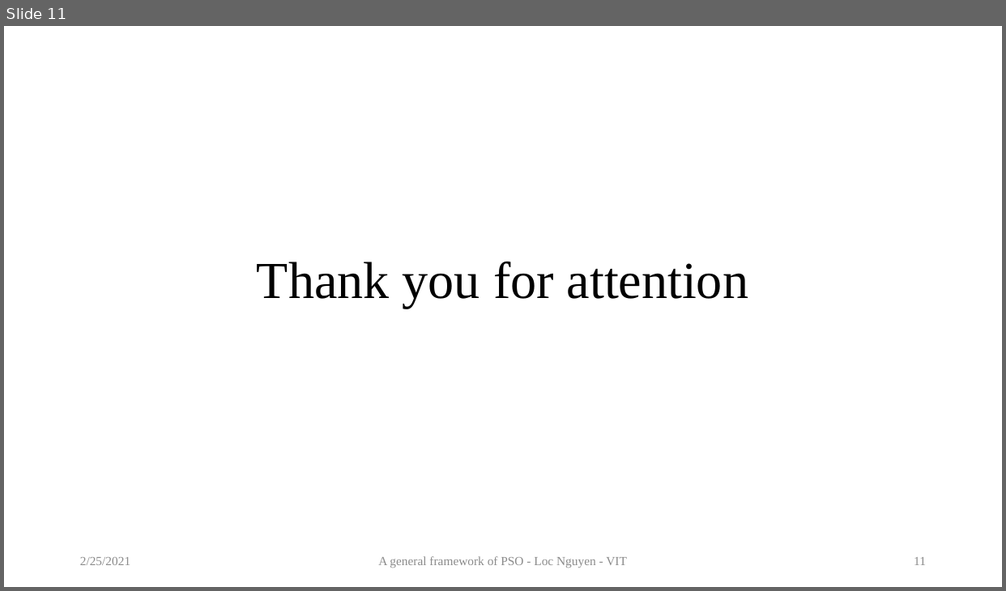
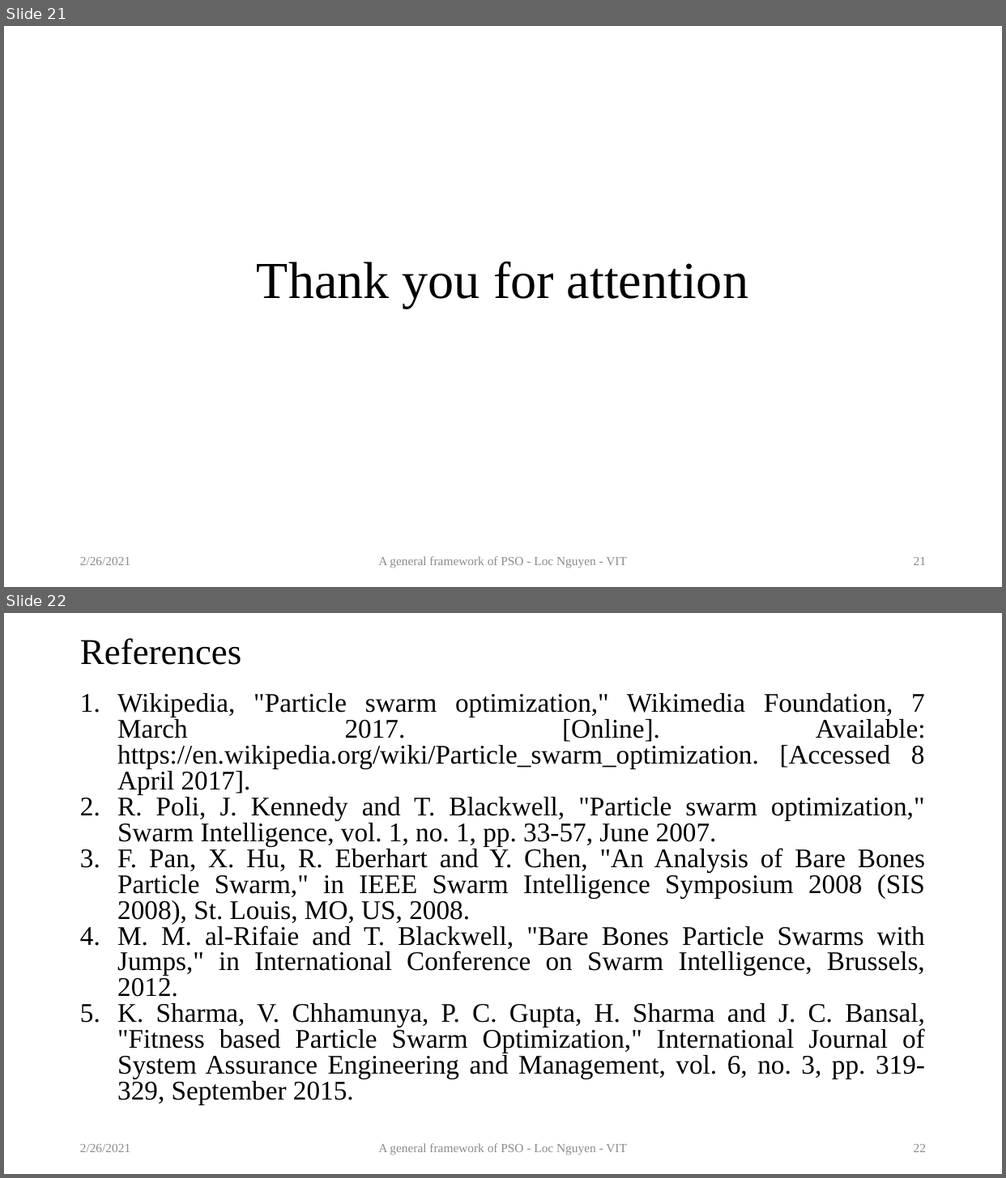
Before and after one commit to locnguyenacademic/sim, a slide deck: 2_design/pso/GeneralPSO.pptx. Shown one above the other, each under a label of ours: slide 11 before the commit, slides 21 and 22 after it. The pictures are 1006x591 and 1006x1178 pixels, drawn with LibreOffice and Linux fonts; fonts in the diff are those of the drawing. Boxes give left, top, right and bottom in pixels: in the first picture for what was removed or moved away, otherwise in the second. Text is boxed around its words. In the diff, an @@ line names an element or a change of style, - is before the commit and + after.

```diff
--- a/2_design/pso/GeneralPSO.pptx
+++ b/2_design/pso/GeneralPSO.pptx
@@ slide 22 added at bbox=[4, 613, 1002, 1174], background #FFFFFF @@
@@ title added at bbox=[80, 638, 241, 665], 35 pt, text #000000 @@
+References
@@ text added at bbox=[117, 693, 926, 1105], 25.9 pt, text #000000 @@
+1. Wikipedia, "Particle swarm optimization," Wikimedia Foundation, 7 March 2017. [Online]. Available: https://en.wikipedia.org/wiki/Particle_swarm_optimization. [Accessed 8 April 2017].
+2. R. Poli, J. Kennedy and T. Blackwell, "Particle swarm optimization," Swarm Intelligence, vol. 1, no. 1, pp. 33-57, June 2007.
+3. F. Pan, X. Hu, R. Eberhart and Y. Chen, "An Analysis of Bare Bones Particle Swarm," in IEEE Swarm Intelligence Symposium 2008 (SIS 2008), St. Louis, MO, US, 2008.
+4. M. M. al-Rifaie and T. Blackwell, "Bare Bones Particle Swarms with Jumps," in International Conference on Swarm Intelligence, Brussels, 2012.
+5. K. Sharma, V. Chhamunya, P. C. Gupta, H. Sharma and J. C. Bansal, "Fitness based Particle Swarm Optimization," International Journal of System Assurance Engineering and Management, vol. 6, no. 3, pp. 319-329, September 2015.
@@ text added at bbox=[80, 1144, 130, 1152], 12 pt, text #8C8C8C @@
+2/26/2021
@@ text added at bbox=[378, 1144, 627, 1155], 12 pt, text #8C8C8C @@
+A general framework of PSO - Loc Nguyen - VIT
@@ page number added at bbox=[914, 1144, 926, 1152], 12 pt, text #8C8C8C @@
+22
@@ what was slide 11 is now slide 21 @@
@@ slide 21 changed as well @@
@@ text at bbox=[80, 557, 130, 565]: text changed @@
-2/25/2021
+2/26/2021
@@ page number at bbox=[914, 557, 926, 565]: text changed @@
-11
+21
```
Also in this commit, not shown: 11 other slides changed, 9 other slides added, 2 other files.
